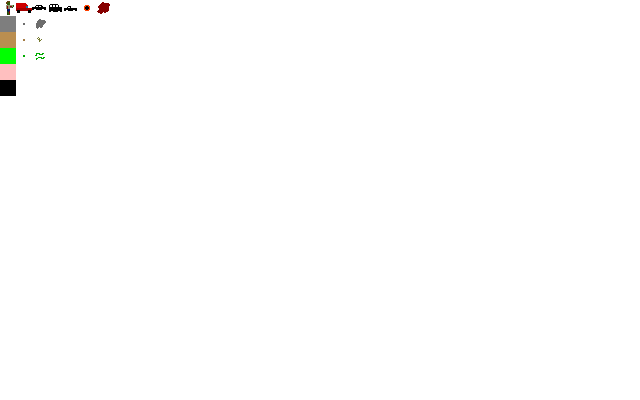
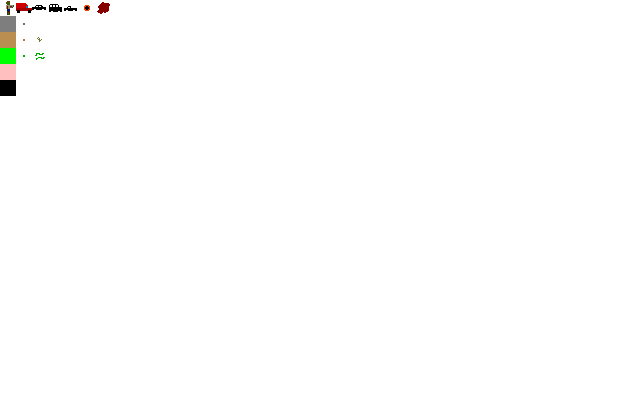
Layer changes from the first 640×400 image to the second:
removed layer "asphalt5" over [36, 19, 46, 29]
